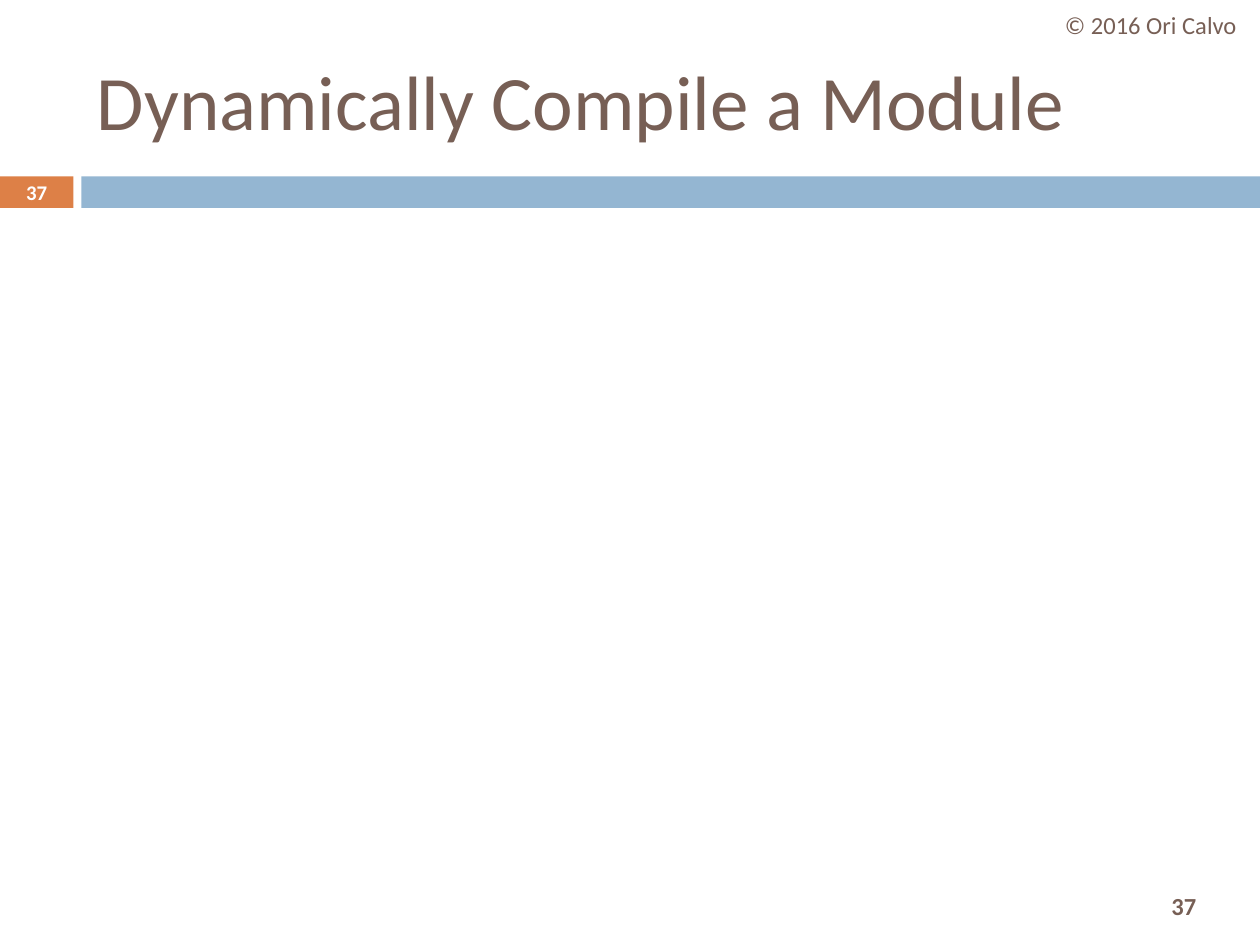
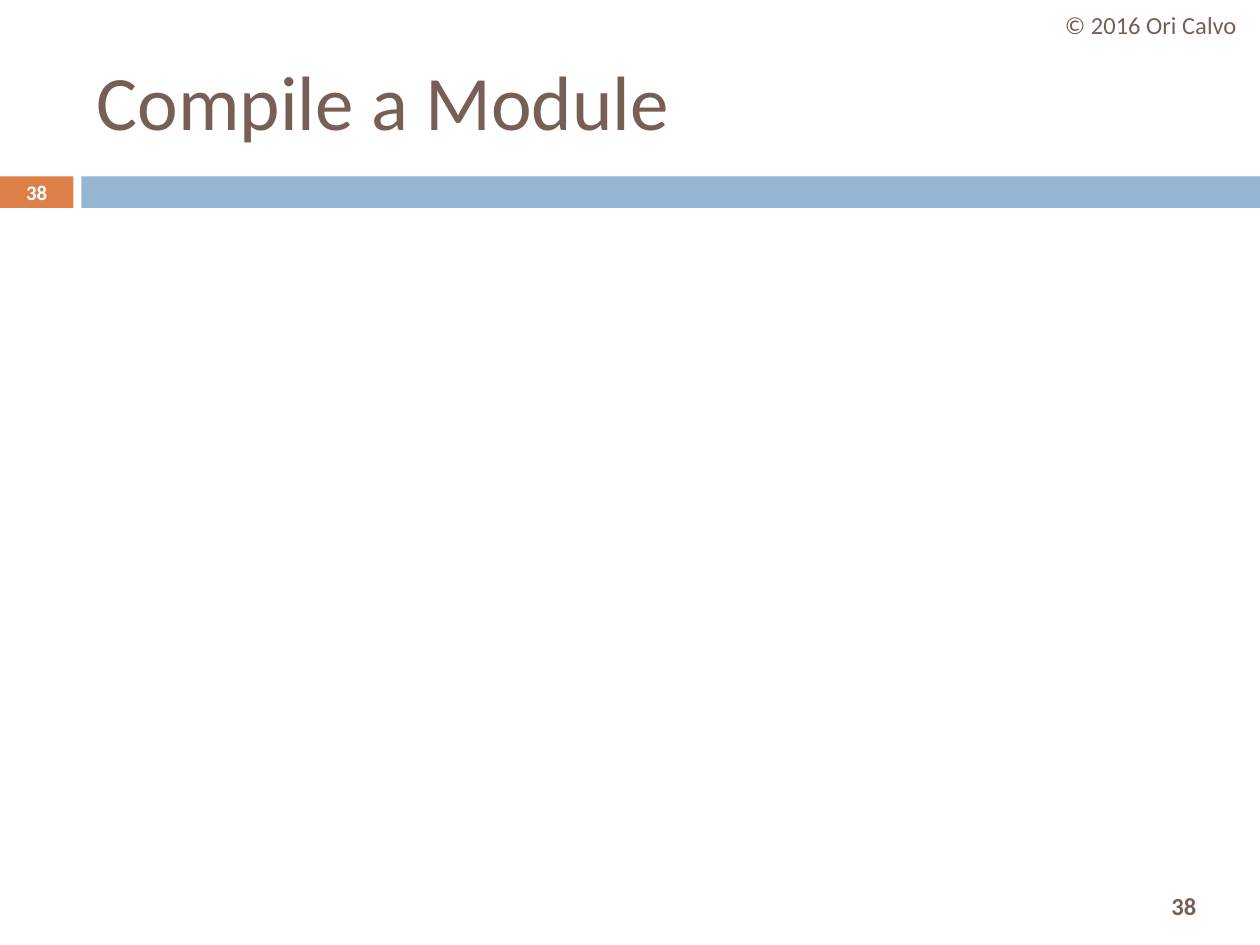
Before and after one commit to oricalvo/course-angular, a slide deck: slide 38 of PPTs/06 Advanced Components.pptx (slide 37 before the commit). Drawn at 1260x945 pixels with LibreOffice and Linux fonts; fonts in the diff are those of the drawing. Boxes give left, top, right and bottom in pixels: in the first picture for what was removed or moved away, otherwise in the second. Text is boxed around its words. In the diff, an @@ line names an element or a change of style, - is before the commit and + after.

```diff
--- a/PPTs/06 Advanced Components.pptx
+++ b/PPTs/06 Advanced Components.pptx
@@ title at [97,76,668,143]: text changed @@
-Dynamically Compile a Module
+Compile a Module
@@ page number at [26,185,47,200]: text changed @@
-37
+38
@@ page number at [1171,898,1196,915]: text changed @@
-37
+38
```
Also in this commit, not shown: 1 slide added, 22 other files.
